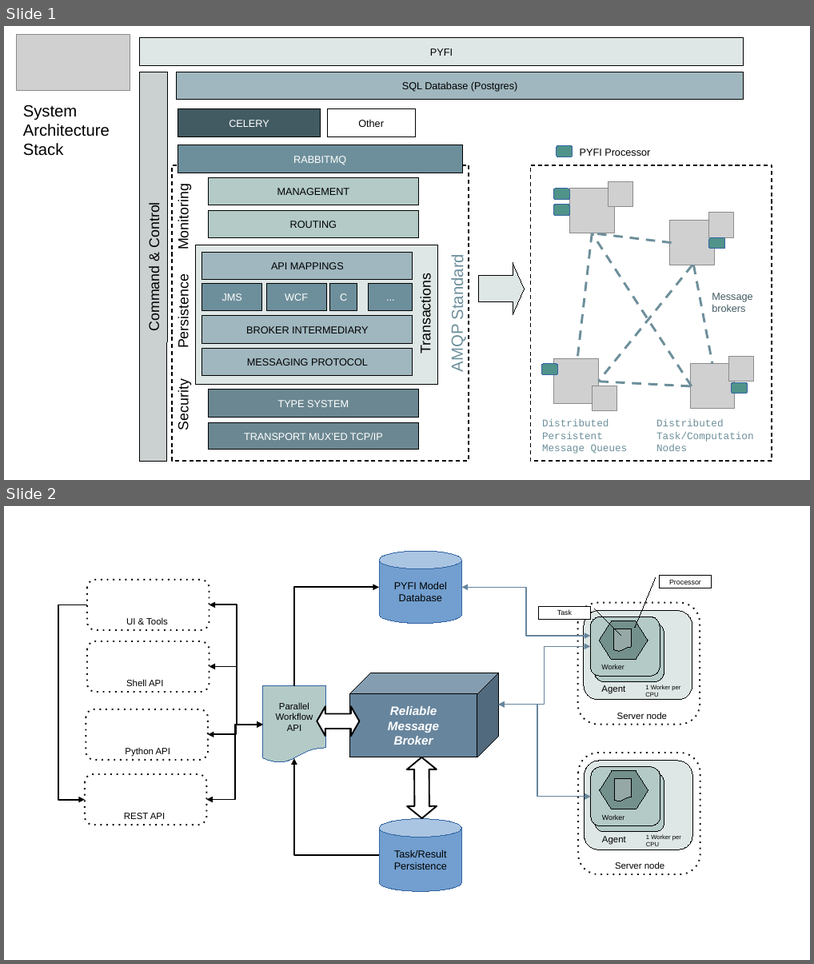
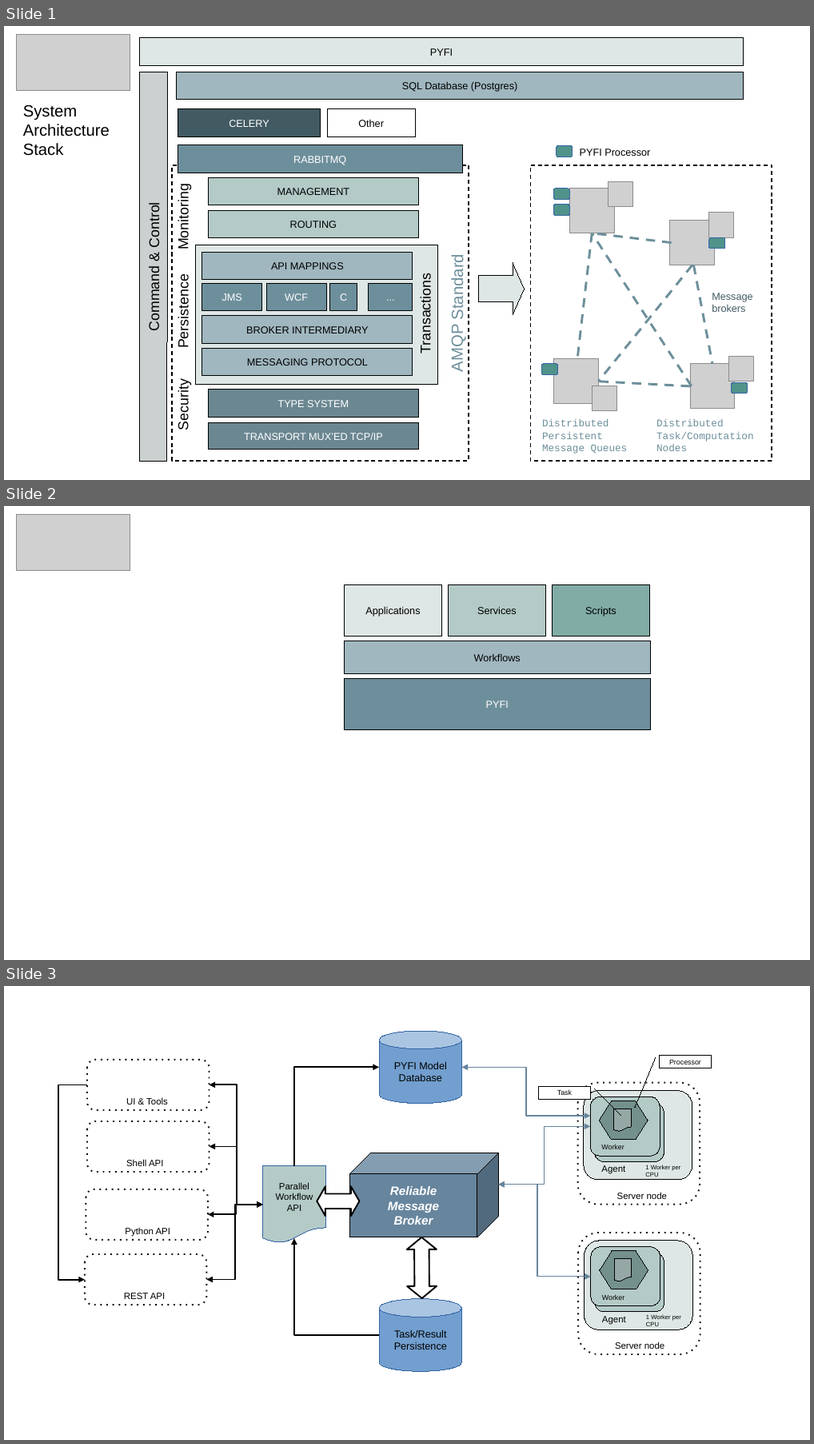
Before and after one commit to radiantone/pyfi-private, a slide deck: docs/architecture.odp. Shown one above the other, each under a label of ours: slides 1 and 2 before the commit, slides 1, 2 and 3 after it. The pictures are 814x964 and 814x1444 pixels, drawn with LibreOffice and Linux fonts; fonts in the diff are those of the drawing; grey boxes stand for pictures. Boxes give left, top, right and bottom in pixels: in the first picture for what was removed or moved away, otherwise in the second. Text is boxed around its words. In the diff, an @@ line names an element or a change of style, - is before the commit and + after.

```diff
--- a/docs/architecture.odp
+++ b/docs/architecture.odp
@@ slide 2 added at (x1=4, y1=506, x2=810, y2=960), background #FFFFFF @@
@@ picture added at (x1=17, y1=515, x2=130, y2=571) @@
@@ rectangle added at (x1=344, y1=585, x2=442, y2=636), fill #DEE7E5, outline #000000 0 pt, 10 pt, text #000000 @@
+Applications
@@ rectangle added at (x1=448, y1=585, x2=546, y2=636), fill #B3CAC7, outline #000000 0 pt, 10 pt, text #000000 @@
+Services
@@ rectangle added at (x1=552, y1=585, x2=650, y2=636), fill #81ACA6, outline #000000 0 pt, 10 pt, text #000000 @@
+Scripts
@@ rectangle added at (x1=344, y1=640, x2=651, y2=673), fill #A0B7BF, outline #000000 0 pt, 10 pt, text #000000 @@
+Workflows
@@ rectangle added at (x1=344, y1=679, x2=651, y2=730), fill #6D8F9B, outline #000000 0 pt, 10 pt, text #FFFFFF @@
+PYFI
@@ what was slide 2 is now slide 3 @@
```
Also in this commit, not shown: 8 other files.
